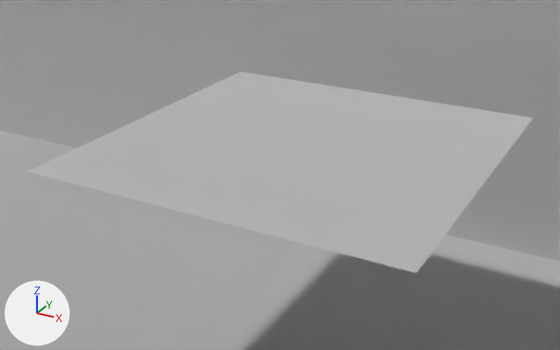
Before and after pictures for a commit that changed the COLLADA model robert_gazebo/meshes/visual_blackboard_stand.dae.
Both versions are drawn from a 50 mm camera at (0.0077, -0.0347, 0.0156) aimed at (-0.0107, -0.0012, -0.0011). Arrows for +X, +Y and +Z are at lower left; the lights stay in place. Everything nearer to the camera than a plane just in front of the edit is cut away. Where no turn or scale is listed for an object, it has been applied to the vertices.
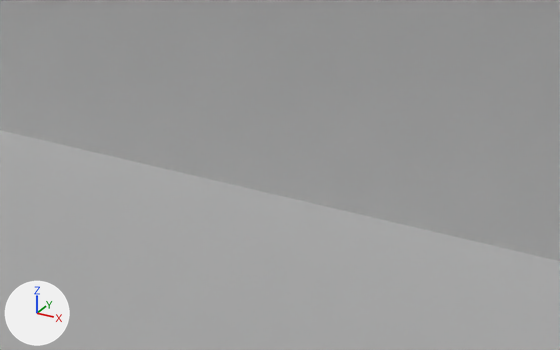
The newer file is also turned or shifted as a whole; pictures and numbers use the older file's frame.

What changed in the scene script:
```text
Remove ob_plane:
    ob_plane = bpy.data.objects.new('Plane', me_plane)
    ob_plane.location = (0.00008, 0.0, 0.00049)
```

Boxes [x1, y1, x2, y2] around the edits, measured in the pictures (560 x 350 px):
'Plane', deleted
    before: [27, 72, 533, 273]
